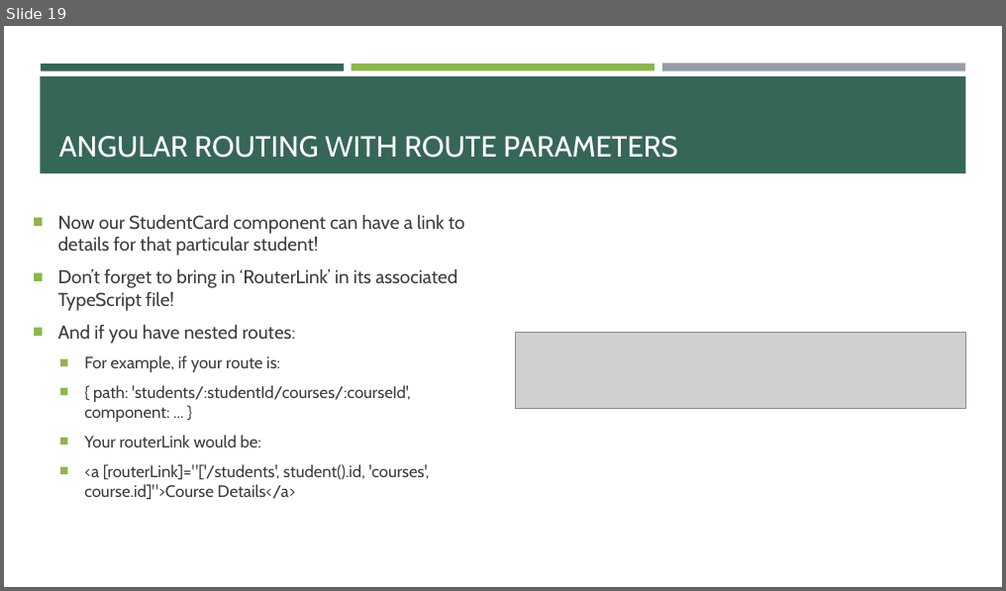
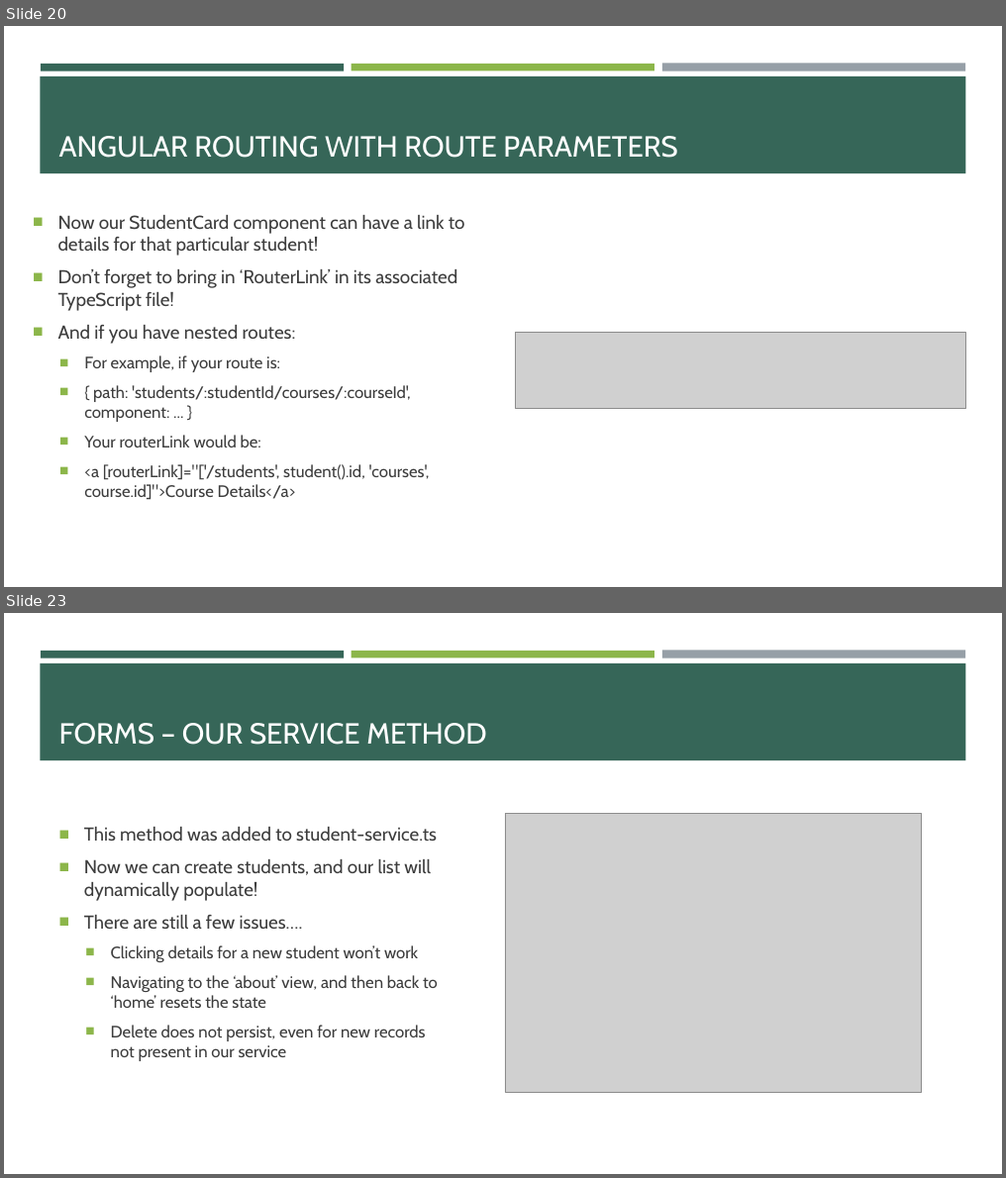
Before and after one commit to e-m-wilson/java-fs, a slide deck: Week_7/Angular.pptx. Shown one above the other, each under a label of ours: slide 19 before the commit, slides 20 and 23 after it; the slides between them are not shown. The pictures are 1006x591 and 1006x1178 pixels, drawn with LibreOffice and Linux fonts; fonts in the diff are those of the drawing; grey boxes stand for pictures. Boxes give left, top, right and bottom in pixels: in the first picture for what was removed or moved away, otherwise in the second. Text is boxed around its words. In the diff, an @@ line names an element or a change of style, - is before the commit and + after.

```diff
--- a/Week_7/Angular.pptx
+++ b/Week_7/Angular.pptx
@@ slide 23 added at box(4, 613, 1002, 1174), background #FFFFFF; not listed: 4 template elements that a slide beside it also shows @@
@@ title added at box(59, 723, 486, 745), 28 pt, text #FFFFFF @@
+FORMS – OUR SERVICE METHOD
@@ picture added at box(505, 814, 921, 1093) @@
@@ text added at box(84, 827, 438, 1061), 16 pt, text #3D3D3D @@
+■ This method was added to student-service.ts
+■ Now we can create students, and our list will dynamically populate!
+■ There are still a few issues….
+  ■ Clicking details for a new student won’t work
+  ■ Navigating to the ‘about’ view, and then back to ‘home’ resets the state
+  ■ Delete does not persist, even for new records not present in our service
@@ what was slide 19 is now slide 20 @@
```
Also in this commit, not shown: 1 slide changed, 4 other slides added.
